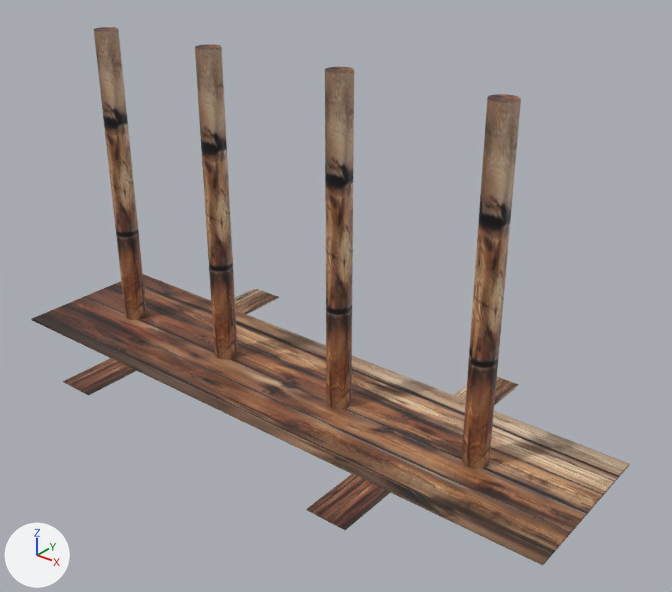
Two versions of the glTF model assets/assets/esteet/PujotteluAlo3D.glb, one commit apart.
Camera for both pictures: a camera (50 mm lens) standing at (0.648, -0.832, 0.66) and looking at (-0.017, -0.002, 0.145). Lighting does not change. The marker at lower left points along +X, +Y and +Z. The picture after the commit comes second. Where no turn or scale is listed for an object, it has been applied to the vertices.
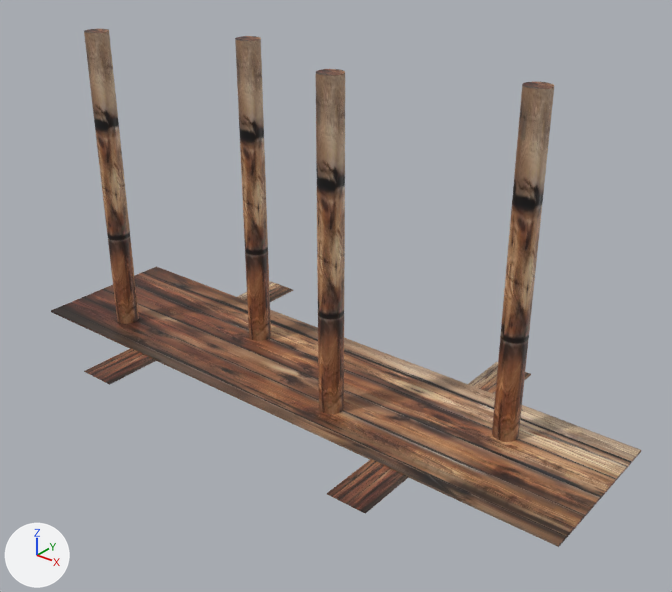
Where the change shows, as pixel boxes (x1, y1, x2, y2) in the pictures (672 x 592 px):
'Plane', moved
    before: (31, 274, 629, 566)
    after: (51, 267, 641, 547)
'Cylinder', moved
    before: (462, 94, 521, 469)
    after: (492, 82, 554, 442)
'Cylinder.002', moved
    before: (195, 44, 238, 359)
    after: (235, 36, 271, 341)
'Cylinder.001', moved
    before: (325, 66, 354, 409)
    after: (316, 69, 345, 414)
'Cylinder.003', moved
    before: (94, 27, 147, 320)
    after: (84, 29, 139, 324)
'Plane.001', moved
    before: (306, 377, 519, 530)
    after: (327, 362, 531, 513)
'Plane.002', moved
    before: (63, 288, 279, 395)
    after: (84, 281, 293, 385)

The edits, one by one:
Object 'Plane' (ob_plane) moves from (-0.079, -0.022, 0.002) to (-0.079, 0.014, 0.002).
Object 'Plane.001' (ob_plane_001) moves from (0.138, -0.023, 0.002) to (0.138, 0.012, 0.002).
Object 'Plane.002' (ob_plane_002) moves from (-0.295, -0.023, 0.002) to (-0.295, 0.012, 0.002).
Object 'Cylinder' (ob_cylinder) moves from (0.21, -0.022, 0.219) to (0.21, 0.049, 0.219).
Object 'Cylinder.001' (ob_cylinder_001) moves from (0.004, -0.022, 0.219) to (0.004, -0.038, 0.219).
Object 'Cylinder.002' (ob_cylinder_002) moves from (-0.201, -0.022, 0.219) to (-0.201, 0.049, 0.219).
Object 'Cylinder.003' (ob_cylinder_003) moves from (-0.396, -0.022, 0.219) to (-0.396, -0.038, 0.219).
